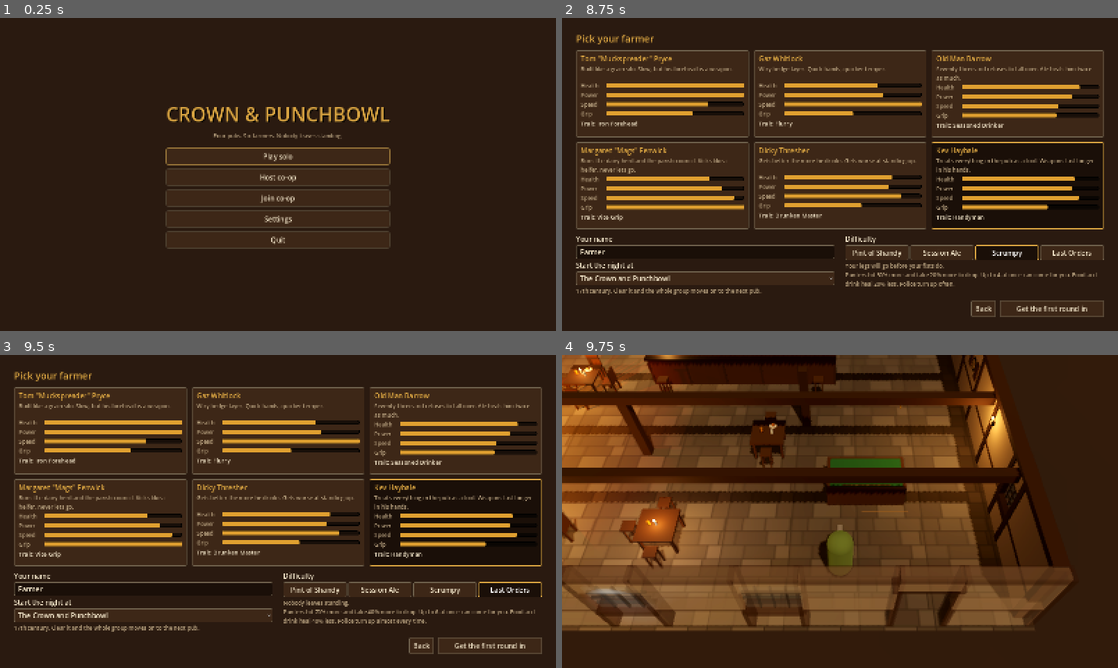
Above: before the commit, frames 1-4 (two rows, left to right).
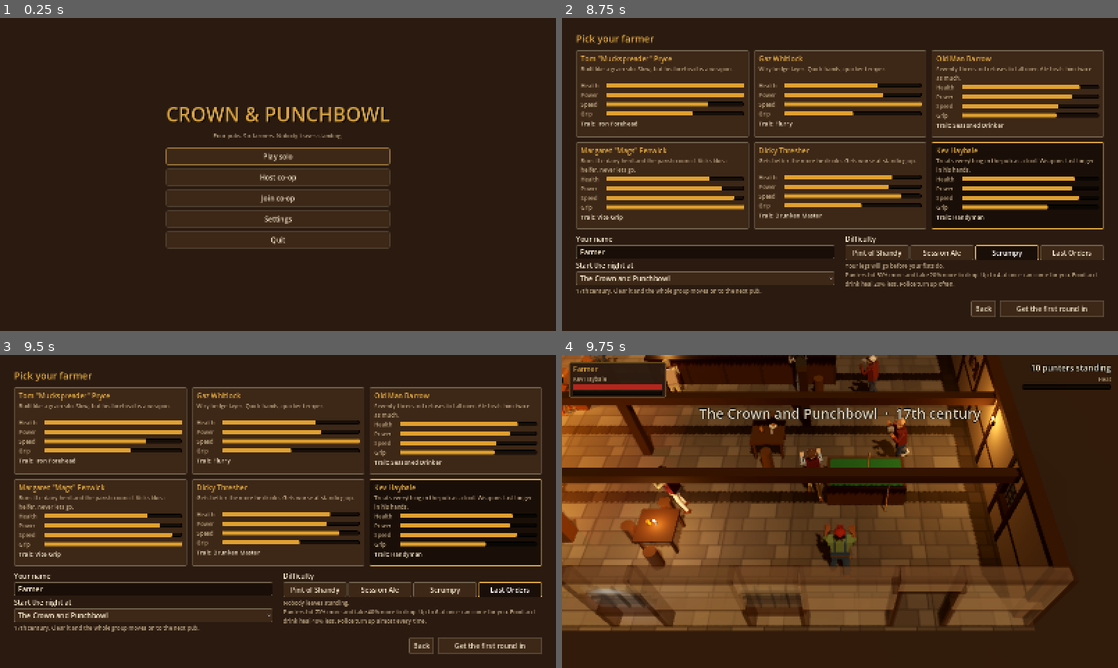
Above: after the commit, the same moments.

Repository: Beenster99/crownandpunchbowl
Game: Godot game, scene res://scenes/main/main_menu.tscn
The game is run twice, just before and just after one commit, with the same random seed, the same clock (stepped at 60 frames per second) and the same inputs.
Inputs (mouse positions are in pixels of both pictures, inside the frame that each line leads up to):
- Up to frame 1 (0.25 s): no input
- Up to frame 2 (8.75 s): click "Play solo" at 0.5 s; click (662, 93) at 1.27 s; click (840, 93) at 2.02 s; click (1017, 93) at 2.77 s; click (662, 187) at 3.52 s; click (840, 187) at 4.27 s; click (1017, 187) at 5.02 s; click "The Crown and Punchbowl" at 5.75 s; click "Pint of Shandy" at 6.5 s; click "Session Ale" at 7.25 s; click "Scrumpy" at 8 s
- Up to frame 3 (9.5 s): click "Last Orders" at 8.75 s
- Up to frame 4 (9.75 s): click "Get the first round in" at 9.5 s

Frames 1-3 are identical in both runs. In frame 4, 6.2% of the frame differs, in the area x 0-99%, y 0-70%.

Commit message:
Integrate workstreams: real pubs use co-op spawning, HUD, AI crowd, items and character rigs
PubLevel now spawns players through PlayerSpawner and waits for Net.level_ready,
adds the GameUi, CoopRules and an AI Director built from the pub's markers, puts
ItemData pickups on prop markers via PubItems and gives every bar counter an
ordering Bar. Pub-to-pub travel goes through Net.next_pub so clients stay in step.

Every Fighter gets a FighterVisual (CharacterRig driven by state, moves and hits);
held one-handed items sit in the rig's right hand.

Co-Authored-By: Claude Opus 5.5 <noreply@anthropic.com>
Claude-Session: https://claude.ai/code/session_01RduChvn9atg9PgzPTLmoRb

Diff:
--- a/scripts/actors/fighter.gd
+++ b/scripts/actors/fighter.gd
@@ -51,6 +51,8 @@
 ## Bar staff can't be knocked out.
 @export var can_be_knocked_out := true
 @export var get_up_time := 1.5
+## Dress this fighter in a CharacterRig (FighterVisual) instead of the capsule placeholder.
+@export var use_rig := true
 
 var hp: float
 var state: State = State.IDLE
@@ -97,6 +99,8 @@
 	hp = max_hp
 	_poise = Moves.POISE * toughness
 	_saved_layer = collision_layer
+	if use_rig:
+		FighterVisual.attach(self)
 
 
 # --- Queries --------------------------------------------------------------------------
@@ -169,6 +173,15 @@
 ## Seconds left before a winding-up attack lands (for HUD counter prompts).
 func windup_remaining() -> float:
 	return _windup_left if state == State.WINDUP else 0.0
+
+
+## World position of the head, for FX (blood, sounds) and UI.
+func get_head_position() -> Vector3:
+	var v := get_node_or_null(FighterVisual.NODE_NAME) as FighterVisual
+	if v != null and v.rig != null:
+		return v.head_position()
+	var head := get_node_or_null("Head") as Node3D
+	return head.global_position if head else global_position + Vector3.UP * 1.5
 
 
 func get_facing() -> Vector3:
--- /dev/null
+++ b/scripts/actors/fighter_visual.gd
@@ -0,0 +1,126 @@
+class_name FighterVisual
+extends Node3D
+## Puts a CharacterRig on a Fighter and drives it from the Fighter's signals, replacing
+## the capsule placeholder. Runs on every peer: it only reads replicated state (state,
+## velocity, hp) and the combat signals that already fire everywhere, so nothing extra
+## is synced.
+##
+## Players get their farmer's look. NPCs get a look from their kind, seeded by the number
+## in their node name (N12 -> 12) so every peer builds the same person.
+##
+## Usage: FighterVisual.attach(fighter). Fighter does this itself in _ready().
+
+const NODE_NAME := "Visual"
+
+var fighter: Fighter
+var rig: CharacterRig
+var _last_state := -1
+
+
+static func attach(f: Fighter) -> FighterVisual:
+	if f.has_node(NODE_NAME):
+		return f.get_node(NODE_NAME)
+	var v := FighterVisual.new()
+	v.name = NODE_NAME
+	v.fighter = f
+	f.add_child(v)
+	return v
+
+
+static func look_for(f: Fighter) -> CharacterLook:
+	if "farmer" in f and f.get("farmer") is Dictionary and not (f.get("farmer") as Dictionary).is_empty():
+		return CharacterLooks.farmer(String(f.get("farmer")["id"]))
+	var seed := String(f.name).trim_prefix("N").to_int()
+	var kind := String(f.get("kind")) if "kind" in f else ""
+	match kind:
+		"staff":
+			return CharacterLooks.staff("barwoman" if seed % 3 == 0 else "barman", seed)
+		"police":
+			return CharacterLooks.police("sergeant" if seed % 4 == 0 else "constable", seed)
+		"second_homer":
+			return CharacterLooks.punter("second_homer_gilet" if seed % 2 == 0 else "second_homer_chinos", seed)
+		"local", "rugby_lad", "rambler":
+			return CharacterLooks.punter(kind, seed)
+	match f.team:
+		Fighter.Team.PLAYERS:
+			return CharacterLooks.farmer(String(GameData.FARMERS[0]["id"]))
+		Fighter.Team.POLICE:
+			return CharacterLooks.police("constable", seed)
+		Fighter.Team.STAFF:
+			return CharacterLooks.staff("barman", seed)
+	return CharacterLooks.punter("local", seed)
+
+
+func _ready() -> void:
+	if fighter == null:
+		fighter = get_parent() as Fighter
+	rig = CharacterRig.new()
+	rig.name = "Rig"
+	rig.look = look_for(fighter)
+	rig.look_seed = String(fighter.name).trim_prefix("N").to_int()
+	add_child(rig)
+	for placeholder in ["Body", "Facing"]:
+		var n := fighter.get_node_or_null(placeholder) as Node3D
+		if n:
+			n.visible = false
+	fighter.state_changed.connect(_on_state_changed)
+	fighter.move_started.connect(_on_move_started)
+	fighter.hit_taken.connect(_on_hit_taken)
+	Events.nose_broken.connect(_on_nose_broken)
+
+
+func _process(_delta: float) -> void:
+	if fighter == null or rig == null:
+		return
+	var v := fighter.velocity
+	rig.set_move_speed(Vector2(v.x, v.z).length())
+	# Clients see `state` arrive through the state synchroniser, which doesn't fire
+	# state_changed; catch those changes here.
+	if int(fighter.state) != _last_state:
+		_play_state(fighter.state)
+	if fighter.max_hp > 0.0:
+		rig.set_blood(clampf(1.0 - fighter.hp / fighter.max_hp, 0.0, 1.0) * 1.1 - 0.1)
+
+
+func head_position() -> Vector3:
+	var head := rig.get_socket(&"head") if rig else null
+	return head.global_position if head else global_position + Vector3.UP * 1.5
+
+
+func hand_socket() -> Node3D:
+	return rig.get_socket(&"hand_r") if rig else null
+
+
+func _play_state(s: int) -> void:
+	_last_state = s
+	var key := String(Fighter.State.keys()[s]).to_lower()
+	# Attacks are animated from move_started, which knows which move it is.
+	if key == "attack" or key == "windup":
+		return
+	if key == "stagger" and rig.current in [&"hit_front", &"hit_back"]:
+		return
+	rig.play_state(key)
+
+
+func _on_state_changed(_old: Fighter.State, new_state: Fighter.State) -> void:
+	_play_state(new_state)
+
+
+func _on_move_started(move_id: StringName) -> void:
+	rig.play_move(String(move_id))
+
+
+func _on_hit_taken(info: Dictionary) -> void:
+	if fighter.is_down():
+		return
+	var from_front := true
+	var a := info.get("attacker") as Node3D
+	if a != null and is_instance_valid(a):
+		var to_a := a.global_position - fighter.global_position
+		from_front = fighter.get_facing().dot(to_a) >= 0.0
+	rig.play_hit(from_front, bool(info.get("heavy", false)))
+
+
+func _on_nose_broken(f: Node) -> void:
+	if f == fighter:
+		rig.break_nose()
--- a/scripts/items/pub_item.gd
+++ b/scripts/items/pub_item.gd
@@ -399,6 +399,12 @@
 	if bool(data().get("two_handed", false)):
 		local = Transform3D(Basis(), Vector3(0.0, 1.0, -0.55))
 	else:
+		# In the rig's right hand when the holder has one (characters workstream).
+		var visual := holder.get_node_or_null("Visual")
+		var hand: Node3D = visual.hand_socket() if visual != null and visual.has_method("hand_socket") else null
+		if hand != null:
+			global_transform = Transform3D(hand.global_basis.orthonormalized(), hand.global_position)
+			return
 		local = Transform3D(Basis(Vector3.RIGHT, deg_to_rad(-70.0)), Vector3(0.32, 1.0, -0.2))
 	global_transform = holder.global_transform * local
 
--- a/scripts/level/pub_builder.gd
+++ b/scripts/level/pub_builder.gd
@@ -402,6 +402,15 @@
 	var zone_pos := centre + punter_dir * ((size.z if long_x else size.x) * 0.5 + 0.6)
 	zone_pos.y = 1.0
 	bar_zone(zone_size, zone_pos)
+	# Ordering logic from the items workstream: local +Z faces the customers.
+	var order_bar := Bar.new()
+	order_bar.name = "OrderBar%d" % _bar_count()
+	order_bar.length = length
+	order_bar.depth = size.z if long_x else size.x
+	order_bar.top_height = size.y
+	order_bar.position = Vector3(centre.x, 0.0, centre.z)
+	order_bar.basis = Basis.looking_at(-punter_dir, Vector3.UP)
+	world.add_child(order_bar)
 	# Staff stand behind the middle of the bar; a second spot for wider bars.
 	var depth := size.z if long_x else size.x
 	var behind := centre + staff_dir * (depth * 0.5 + 0.7)
@@ -421,6 +430,14 @@
 		var along := Vector3(length * k, 0, 0) if long_x else Vector3(0, 0, length * k)
 		prop("bottle", centre + along + Vector3(0, 0.62, 0))
 	prop("glass", centre + Vector3(0, 0.62, 0))
+
+
+func _bar_count() -> int:
+	var n := 0
+	for c in world.get_children():
+		if c is Bar:
+			n += 1
+	return n
 
 
 ## Shelving and optics against a wall behind the bar. `facing` points into the room.
--- a/scripts/level/pub_level.gd
+++ b/scripts/level/pub_level.gd
@@ -26,7 +26,7 @@
 const PROPS := "PropSpawns"
 const BAR_ZONES := "BarZones"
 
-const PLAYER_SCENE := preload("res://scenes/actors/player.tscn")
+const GAME_UI_SCENE := preload("res://scenes/ui/game_ui.tscn")
 const MENU_SCENE := "res://scenes/main/main_menu.tscn"
 const ITEM_SCENE_PATH := "res://scenes/items/%s.tscn"
 
@@ -44,11 +44,17 @@
 @export var camera_front_margin := 3.5
 ## Drop greybox stand-ins on prop markers that have no item scene yet.
 @export var spawn_placeholders := true
+## Spawn the AI crowd (bar staff, punters, waves, police). Tests can turn it off.
+@export var crowd := true
 
 var phase := Phase.ARRIVING
 var builder: PubBuilder
 var camera: BrawlCamera
 var fader: OccluderFader
+var items: PubItems
+var spawner: PlayerSpawner
+var coop: CoopRules
+var director: Director
 ## AI director sets this while more punters (or police) are still on their way in,
 ## so the pub doesn't count as cleared between waves.
 var arrivals_pending := 0
@@ -74,7 +80,9 @@
 	builder = PubBuilder.new(self, $World, $Markers, PubEra.get_style(era))
 	_build(builder)
 	_build_environment()
+	items = PubItems.install(self)
 	_spawn_props()
+	add_child(GAME_UI_SCENE.instantiate())  # HUD and pause menu
 	camera = BrawlCamera.new()
 	camera.name = "BrawlCamera"
 	# Keep the framing centre inside the room. The front margin is bigger because the
@@ -85,16 +93,28 @@
 	fader.name = "OccluderFader"
 	fader.camera = camera
 	add_child(fader)
-	_spawn_players()
-	camera.snap()
 	Events.fight_started.connect(_on_fight_started)
 	Events.hit_landed.connect(_on_hit_landed)
 	Events.fighter_knocked_out.connect(_on_knocked_out)
+	# Connected before CoopRules exists so the crawl count is updated before anyone reacts.
+	Events.pub_cleared.connect(_on_pub_cleared)
+	Events.all_players_down.connect(_on_all_players_down)
+	_setup_players()
+	coop = CoopRules.new()
+	coop.name = "CoopRules"
+	coop.handle_pub_flow = false  # this level runs the pub-to-pub flow itself
+	add_child(coop)
+	if crowd:
+		_setup_director()
+	camera.snap()
 	var pub := GameData.current_pub()
 	Events.banner.emit("%s  ·  %s" % [pub["name"], pub["era"]], arrival_time)
 	get_tree().create_timer(arrival_time).timeout.connect(func():
 		if phase == Phase.ARRIVING:
 			_set_phase(Phase.CALM))
+	# Tell the host this peer has the pub loaded; it spawns players (and the crowd)
+	# once every peer has.
+	Net.level_ready()
 
 
 ## Override in each pub: build the room with `b` (a PubBuilder).
@@ -165,9 +185,9 @@
 	_knocked_out[fighter] = true
 	if not multiplayer.is_server():
 		return
-	if fighter.is_in_group("players"):
-		_check_lost()
-	else:
+	# Wipes are CoopRules' job (downed counts, not just KO). With an AI director in
+	# the pub it owns the win condition (waves and police still to come).
+	if not fighter.is_in_group("players") and director == null:
 		check_cleared()
 
 
@@ -209,73 +229,84 @@
 func pub_cleared() -> void:
 	if phase == Phase.CLEARED:
 		return
+	Events.pub_cleared.emit(pub_id)
+
+
+func _on_pub_cleared(_id: String) -> void:
+	if phase == Phase.CLEARED:
+		return
 	_set_phase(Phase.CLEARED)
 	GameData.pubs_cleared += 1
-	Events.pub_cleared.emit(pub_id)
 	if not multiplayer.is_server():
 		return
 	if GameData.crawl_finished():
-		Events.banner.emit("Every pub in the village is yours. Time, gentlemen, please!", clear_delay)
-		get_tree().create_timer(clear_delay).timeout.connect(_back_to_menu)
+		_announce.rpc("Every pub in the village is yours. Time, gentlemen, please!", clear_delay)
+		get_tree().create_timer(clear_delay).timeout.connect(func(): _back_to_menu.rpc())
 		return
 	var next := GameData.next_pub_index()
-	Events.banner.emit("%s is cleared. On to %s!" % [GameData.current_pub()["name"], GameData.PUBS[next]["name"]], clear_delay)
-	get_tree().create_timer(clear_delay).timeout.connect(func(): travel_to.rpc(next, GameData.pubs_cleared))
-
-
-func _check_lost() -> void:
-	var players := get_tree().get_nodes_in_group("players")
-	if players.is_empty() or phase == Phase.CLEARED or phase == Phase.LOST:
-		return
-	for p in players:
-		if not _is_out(p):
-			return
-	_set_phase(Phase.LOST)
-	Events.all_players_down.emit()
-	Events.banner.emit("You've been thrown out of %s. Have another go." % GameData.current_pub()["name"], clear_delay)
+	_announce.rpc("%s is cleared. On to %s!" % [GameData.current_pub()["name"], GameData.PUBS[next]["name"]], clear_delay)
 	get_tree().create_timer(clear_delay).timeout.connect(func():
-		travel_to.rpc(GameData.current_pub_index, GameData.pubs_cleared))
-
-
-## Host tells every peer to load a pub. `cleared` keeps the crawl count in sync.
+		_sync_cleared.rpc(GameData.pubs_cleared)
+		Net.next_pub())
+
+
+func _on_all_players_down() -> void:
+	if phase != Phase.CLEARED:
+		_set_phase(Phase.LOST)
+
+
 @rpc("authority", "call_local", "reliable")
-func travel_to(pub_index: int, cleared: int) -> void:
-	GameData.current_pub_index = pub_index
+func _announce(text: String, seconds: float) -> void:
+	Events.banner.emit(text, seconds)
+
+
+## Keeps clients' crawl count in step with the host before the next pub loads.
+@rpc("authority", "call_remote", "reliable")
+func _sync_cleared(cleared: int) -> void:
 	GameData.pubs_cleared = cleared
-	get_tree().change_scene_to_file(GameData.current_pub()["scene"])
-
-
+
+
+@rpc("authority", "call_local", "reliable")
 func _back_to_menu() -> void:
 	Net.leave()
 	get_tree().change_scene_to_file(MENU_SCENE)
 
 
-func _unhandled_input(event: InputEvent) -> void:
-	# Placeholder until the pause menu exists (menus workstream).
-	if event.is_action_pressed("pause"):
-		_back_to_menu()
-
-
 # --- Spawning ------------------------------------------------------------------
 
-func _spawn_players() -> void:
-	var spawns := get_markers(PLAYERS)
-	var ids := Net.players.keys()
-	ids.sort()
-	var i := 0
-	for peer_id in ids:
-		var p := PLAYER_SCENE.instantiate()
-		p.name = "P%d" % peer_id
-		p.set_multiplayer_authority(peer_id)
-		if spawns.is_empty():
-			p.position = Vector3(-1.5 + i, 0.0, room.end.y - 1.5)
-		else:
-			var m: Marker3D = spawns[i % spawns.size()]
-			p.position = m.position
-			p.rotation.y = m.rotation.y
-		$Actors.add_child(p)
+func _setup_players() -> void:
+	spawner = PlayerSpawner.new()
+	var points: Array[Vector3] = []
+	for m in get_markers(PLAYERS):
+		points.append(m.position)
+	if points.is_empty():
+		for i in 4:
+			points.append(Vector3(-1.5 + i, 0.0, room.end.y - 1.5))
+	spawner.spawn_points = points
+	add_child(spawner)
+	spawner.setup($Actors)
+	spawner.player_spawned.connect(func(p: Node3D):
 		camera.targets.append(p)
-		i += 1
+		camera.snap())
+
+
+func _setup_director() -> void:
+	director = Director.new()
+	director.name = "Director"
+	director.actors = $Actors
+	var doors := get_markers(DOORS)
+	if not doors.is_empty():
+		director.door = doors[0].global_position
+	var spots: Array[Vector3] = []
+	for m in get_markers(PUNTER):
+		spots.append(m.global_position)
+	director.punter_spots = spots
+	var staff: Array[Vector3] = []
+	for m in get_markers(STAFF):
+		staff.append(m.global_position)
+	director.staff_spots = staff
+	director.initial_punters = mini(maxi(spots.size(), 4), 10)
+	add_child(director)
 
 
 func _spawn_props() -> void:
@@ -285,7 +316,10 @@
 	for m in get_markers(PROPS):
 		var kind: String = m.get_meta("item", "")
 		var path := ITEM_SCENE_PATH % kind
-		if ResourceLoader.exists(path):
+		if ItemData.KINDS.has(StringName(kind)):
+			# Pickups and weapons from the items workstream, named identically on every peer.
+			items.add_item(StringName(kind), m.global_position, m.global_rotation.y)
+		elif ResourceLoader.exists(path):
 			var item := (load(path) as PackedScene).instantiate() as Node3D
 			item.name = "I%d" % _items_spawned
 			_items_spawned += 1
--- a/scripts/net/coop_rules.gd
+++ b/scripts/net/coop_rules.gd
@@ -21,6 +21,9 @@
 @export var revive_hp_fraction := 0.35
 @export var wipe_restart_delay := 4.0
 @export var next_pub_delay := 6.0
+## Move the group on when a pub is cleared. PubLevel turns this off and runs the
+## crawl itself (it knows when the last pub is done).
+@export var handle_pub_flow := true
 
 ## Host: peer_id -> holding interact.
 var _holding := {}
@@ -138,7 +141,7 @@
 
 
 func _on_pub_cleared(_pub_id: String) -> void:
-	if not multiplayer.is_server() or _flow_pending:
+	if not handle_pub_flow or not multiplayer.is_server() or _flow_pending:
 		return
 	_flow_pending = true
 	var next: Dictionary = GameData.PUBS[(GameData.current_pub_index + 1) % GameData.PUBS.size()]
Not shown, added: scripts/actors/fighter_visual.gd.uid
